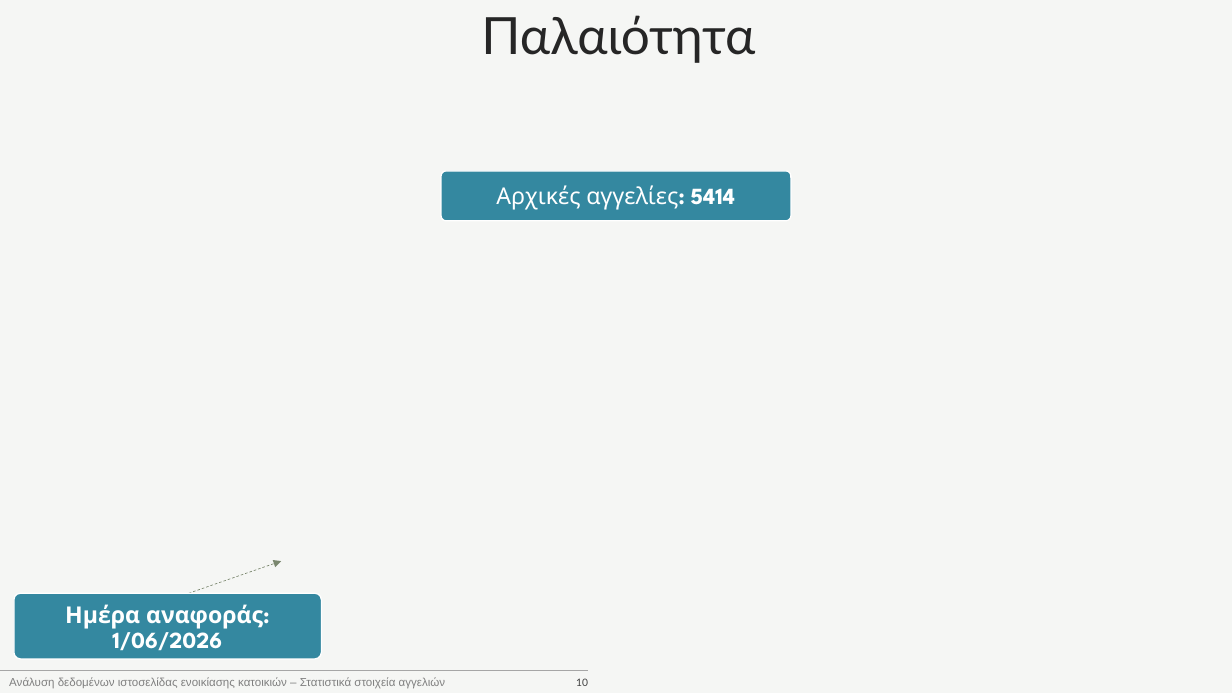
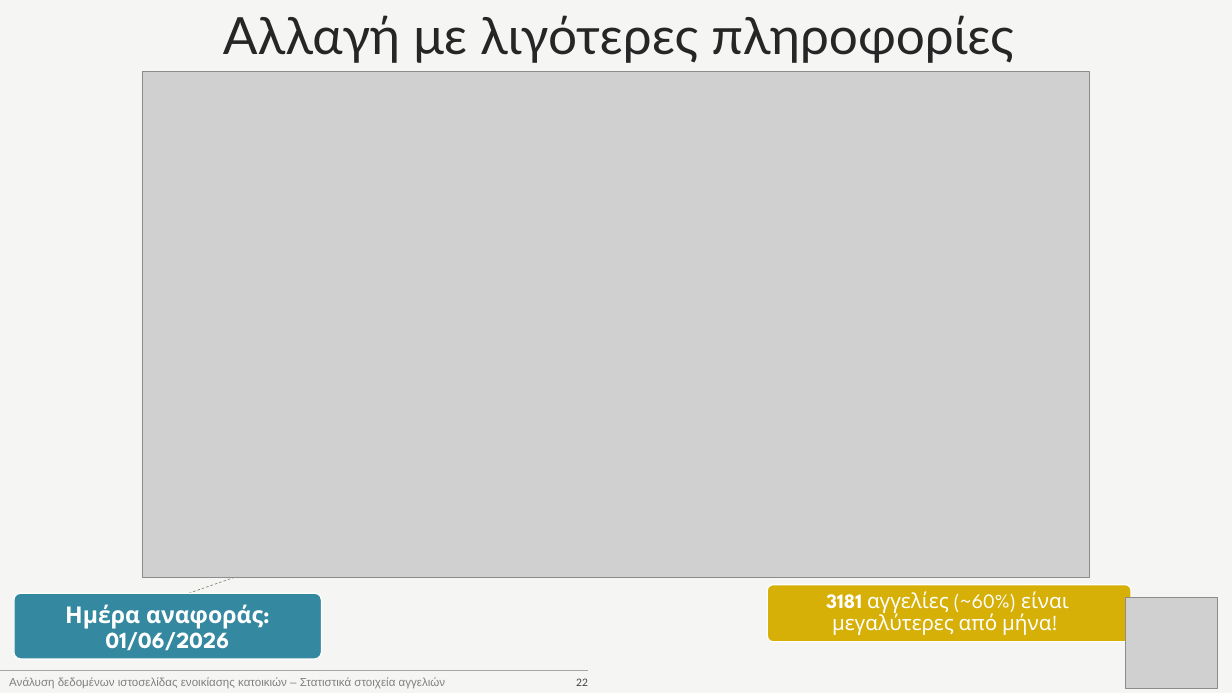
Before and after one commit to GerasimosPanagiotakopoulos/real-estate, a slide deck: slide 22 of presentation.pptx (slide 10 before the commit). Drawn at 1232x693 pixels with LibreOffice and Linux fonts; fonts in the diff are those of the drawing; grey boxes stand for pictures. Boxes give left, top, right and bottom in pixels: in the first picture for what was removed or moved away, otherwise in the second. Text is boxed around its words. In the diff, an @@ line names an element or a change of style, - is before the commit and + after.

```diff
--- a/presentation.pptx
+++ b/presentation.pptx
@@ title at (x1=223, y1=15, x2=1013, y2=63): text changed @@
-Παλαιότητα
+Αλλαγή με λιγότερες πληροφορίες
@@ picture added at (x1=142, y1=72, x2=1090, y2=578) @@
@@ rounded rectangle removed at (x1=441, y1=171, x2=791, y2=221) @@
@@ text removed at (x1=496, y1=185, x2=735, y2=210) @@
-Αρχικές αγγελίες: 5414
@@ rounded rectangle added at (x1=767, y1=585, x2=1131, y2=642), fill #D6AF07, outline #FFFFFF 1 pt @@
@@ text added at (x1=826, y1=591, x2=1069, y2=635), 16 pt, text #FFFFFF @@
+3181 αγγελίες (~60%) είναι μεγαλύτερες από μήνα!
@@ picture added at (x1=1127, y1=597, x2=1218, y2=689) @@
@@ text at (x1=65, y1=604, x2=263, y2=651): text changed @@
-Ημέρα αναφοράς: 1/06/2026
+Ημέρα αναφοράς: 01/06/2026
@@ page number at (x1=576, y1=678, x2=588, y2=686): text changed @@
-10
+22
```
Also in this commit, not shown: 10 other slides changed, 11 slides added, 2 slides removed, 1 other file.
